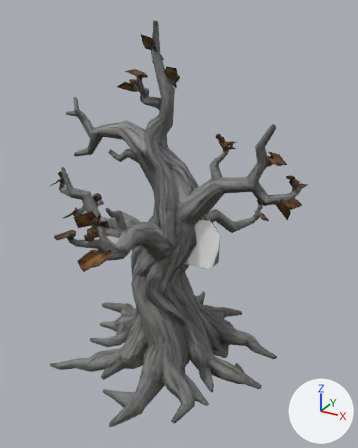
The glTF model assets/exported/Dead Ironwood tree/Dead Ironwood tree.glb: old version first, new version second.
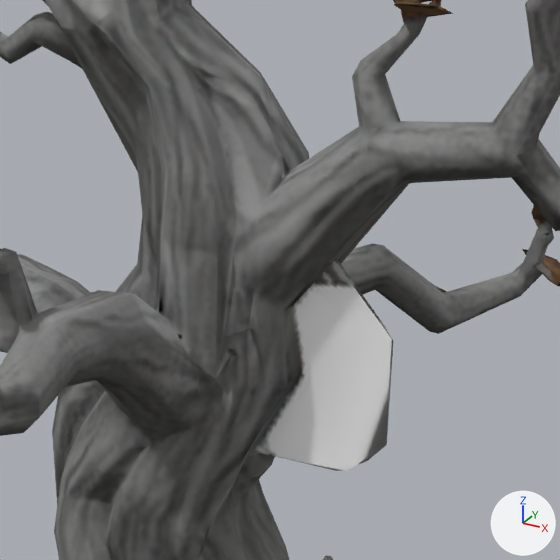
The first picture shows the older version from a 50 mm lens placed at (0.742, -1.173, 0.533), pointed at (0.084, 0.022, -0.064). The close-ups show the older and then the newer version on the part from 33% to 74% of the width and 32% to 65% of the height of that picture. Only the edits that show in the close-ups are written down. Arrows for +X, +Y and +Z are at lower right; the lights stay in place. Vertices at exactly the same position are counted once.

The first close-up shows 'qtmesh_gen3d_1_1788608453576'.
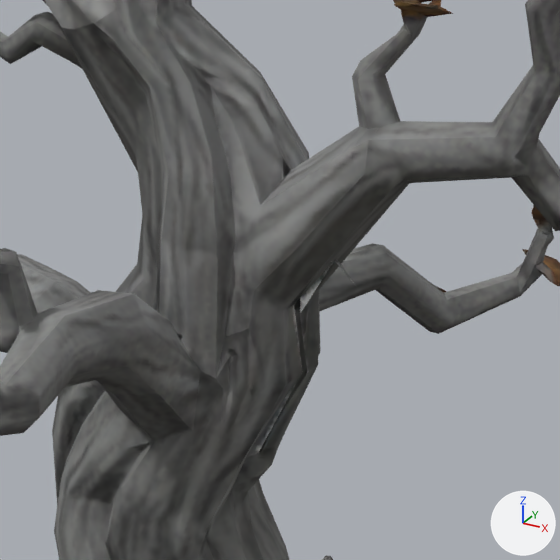
Pixel boxes (x1, y1, x2, y2) of what changed, in the close-ups (560 x 560 px):
part 1 of me_mesh_0, deleted: before (259, 261, 393, 471)

The change, as a list of edits to the scene's bpy script:
```text
Change me_mesh_0:
    used by ob_qtmesh_gen3d_1_1788608453576; location = (0.0, 0.0, 0.0)
    remove me_mesh_0.from_pydata(...)  # 4958 vertices, 9950 faces; spans x -0.45..0.44, y -0.397..0.407, z -0.5..0.499
    add me_mesh_0.from_pydata(...)  # 4951 vertices, 9927 faces; spans x -0.45..0.44, y -0.397..0.407, z -0.5..0.499
    me_mesh_0 part 1
    7 vertices are removed from x 0.191..0.234, y -0.01..-0.008, z -0.175..-0.043
    23 faces are deleted
```
